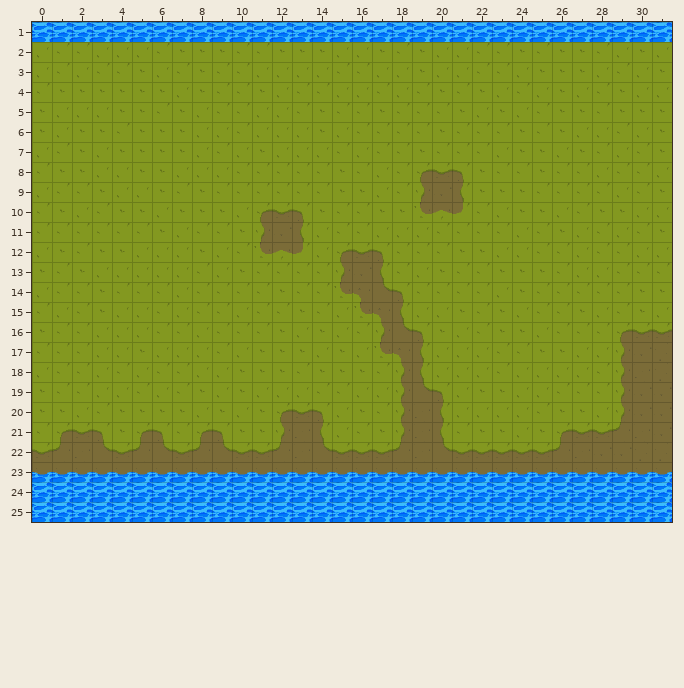
Two states of a Tiled map, assets/tiled/map.tmx. Above, as it was before the edit.
Cells are 32x32 px. Shown: x 0..31, y 1..25.
The same view after the edit:
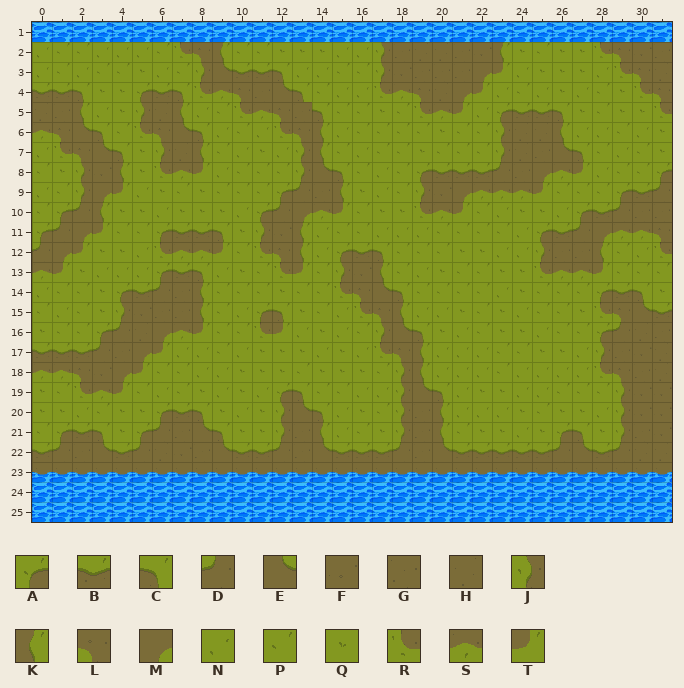
Key: from "tiles": A 0, B 1, C 2, D 3, E 4, F 5, G 6, H 7, J 8, K 10, L 11, M 12, N 13, P 14, Q 15, R 16, S 17, T 18.
_ is an empty cell, . an unchanged one.
The author wrote: Finish tiling
Change:
--- layer "Background"
@@ x 0..31 @@
- 2 .......QQQ.......QPQNNPP....PNQN
- 3 ........QPPNN....NNQNNPP.....PNQ
- 4 PQQ..QQNQPPQNP...PNPQPQ.......NN
- 5 QNN..QPQ..PNNPQ....PPQ.QNPQ....Q
- 6 QNQQ.QQQN...NNQ........PQPQ.....
- 7 .PQNQ.QQN....NN........NQQNQ....
- 8 ..QNN.QNN....PPQ.....CQPPQPP...N
- 9 ..PQN.......PPPQ.....KQQQP...NPQ
-10 .QNP........BCQP...........PQQNN
-11 PPPP..QNPP...............PQNPNPQ
-12 NQP...NNQN..ST...........PPNP..N
-13 QP....NNP...PP...........QPNN...
-14 ....PPPNP...................PPQ.
-15 ....NNPNP..PP...............NPQN
-16 ...NNNPPN..PQ...............PABB
-17 PPPNNQN.....................NJ..
-18 NPPNPN......................PJ..
-19 ..PNN.......NN..................
-20 ......QQN...AB..........N.......
-21 ......CPA..................BBD..
-22 ......EBD..................GFF..
+ 2 .......RLK.......JGHHGFK....RLFG
+ 3 ........JEBBC....JFGGGMT.....RLH
+ 4 BBC..ABCRSLGEC...RSLHMT.......RL
+ 5 HGK..JHK..RSLGC....RST.ABBC....R
+ 6 SLEC.RLEC...RLK........JHHK.....
+ 7 .RLEC.JHK....JK........JHGEC....
+ 8 ..JFK.RST....JEC.....BBDGMST...A
+ 9 ..JMT.......ADGK.....MSSST...ABD
+10 .ADK........DMST...........ABDGG
+11 ADMT..ABBC...............ABDMSSL
+12 DMT...RSST..LK...........JGGK..R
+13 ST....ABC...RT...........RSST...
+14 ....ABDGK...................ABC.
+15 ....JFGGK..AC...............RLEB
+16 ...ADHMST..RT...............ADHG
+17 BBBDGMT.....................JG..
+18 SSLFMT......................RL..
+19 ..RST.......AC..................
+20 ......ABC...JE..........Q.......
+21 ......DGE..................CQJ..
+22 ......HFG..................EBD..
Pixel boxes of the changes (left, top, right, bottom) in both pictures:
changed: (32, 42, 350, 461)
changed: (374, 42, 672, 381)
changed: (517, 407, 529, 418)
changed: (573, 422, 632, 458)
